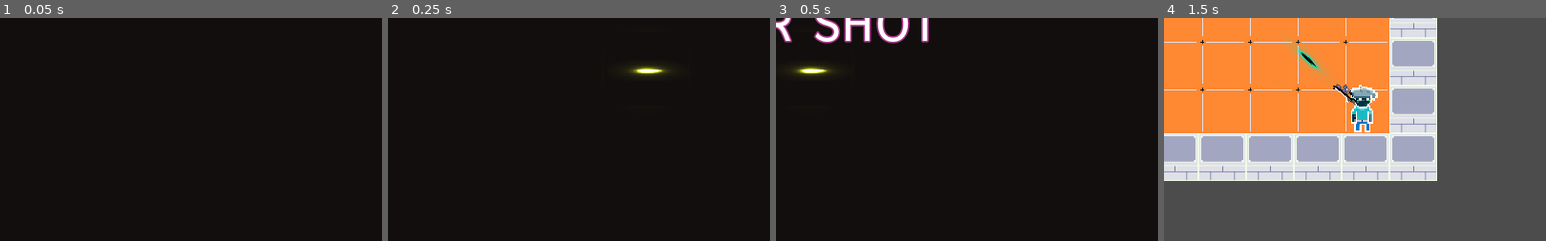
Above: before the commit, frames 1-4 (left to right).
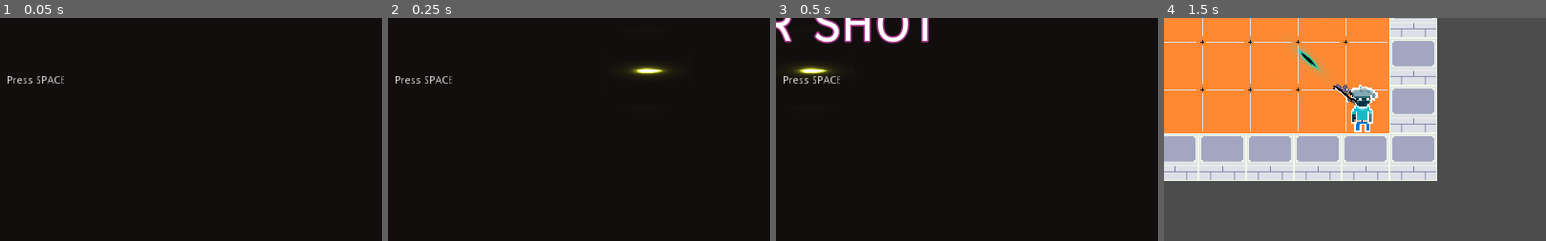
Above: after the commit, the same moments.

Repository: Synkied/supershot
Game: Godot game, scene res://ui/StartScreen.tscn
Same seed, same stepped clock (60 frames per second), same inputs: the game is played once before the commit and once after it. Sound files missing from this copy of the repository are replaced by a short silence.
Inputs (mouse positions are % of the whole screen's width and height, from its top left):
- Up to frame 1 (0.05 s): no input
- Up to frame 2 (0.25 s): no input
- Up to frame 3 (0.5 s): no input
- Up to frame 4 (1.5 s): tap Space (dash) at 0.5, 1.35 s; move the mouse to (72, 45) at 0.52 s; hold Right (right) 0.53-1.28 s; click (72, 45) at 0.6 s; move the mouse to (30, 55) at 1.27 s; hold Down (down) from 1.28 s (still down)
The pictures show only the part of the screen within x 45-95%, y 49-99%; the shares and areas given below are measured in that part.

The runs differ from the first frame. In frame 1, 0.2% of the frame differs, in the area x 2-17%, y 26-30%; in frame 2, 0.2%; in frame 3, 0.2%; in frame 4, nothing differs.

Commit message:
add call to action

Diff:
--- a/ui/StartScreen.tscn
+++ b/ui/StartScreen.tscn
@@ -295,6 +295,17 @@
 text = "Levels beaten: "
 valign = 2
 
+[node name="Action" type="Label" parent="."]
+anchor_left = 0.5
+anchor_top = 1.0
+anchor_right = 0.5
+anchor_bottom = 1.0
+margin_left = -38.0
+margin_top = -230.0
+margin_right = 38.0
+margin_bottom = -216.0
+text = "Press SPACE"
+
 [node name="TextAnimation" type="AnimationPlayer" parent="."]
 anims/RESET = SubResource( 3 )
 anims/appear = SubResource( 2 )
Not shown, changed: docs/index.html
Not shown, changed: docs/index.pck
